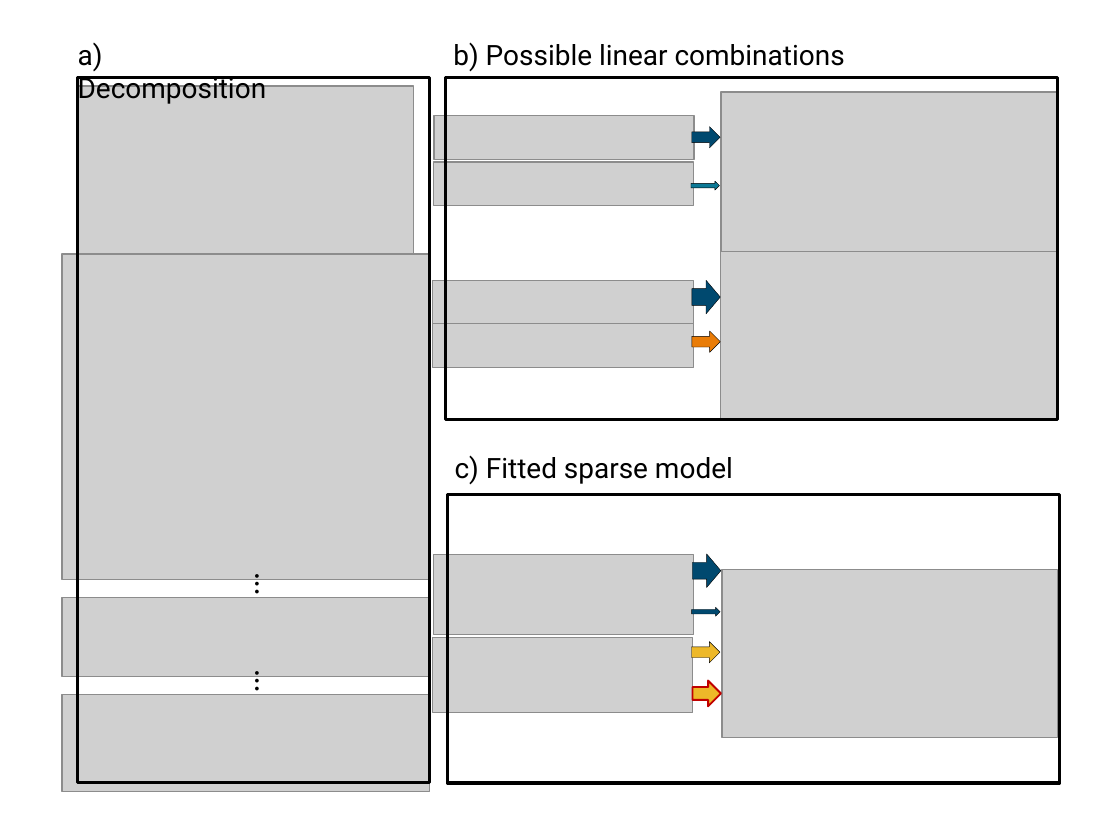
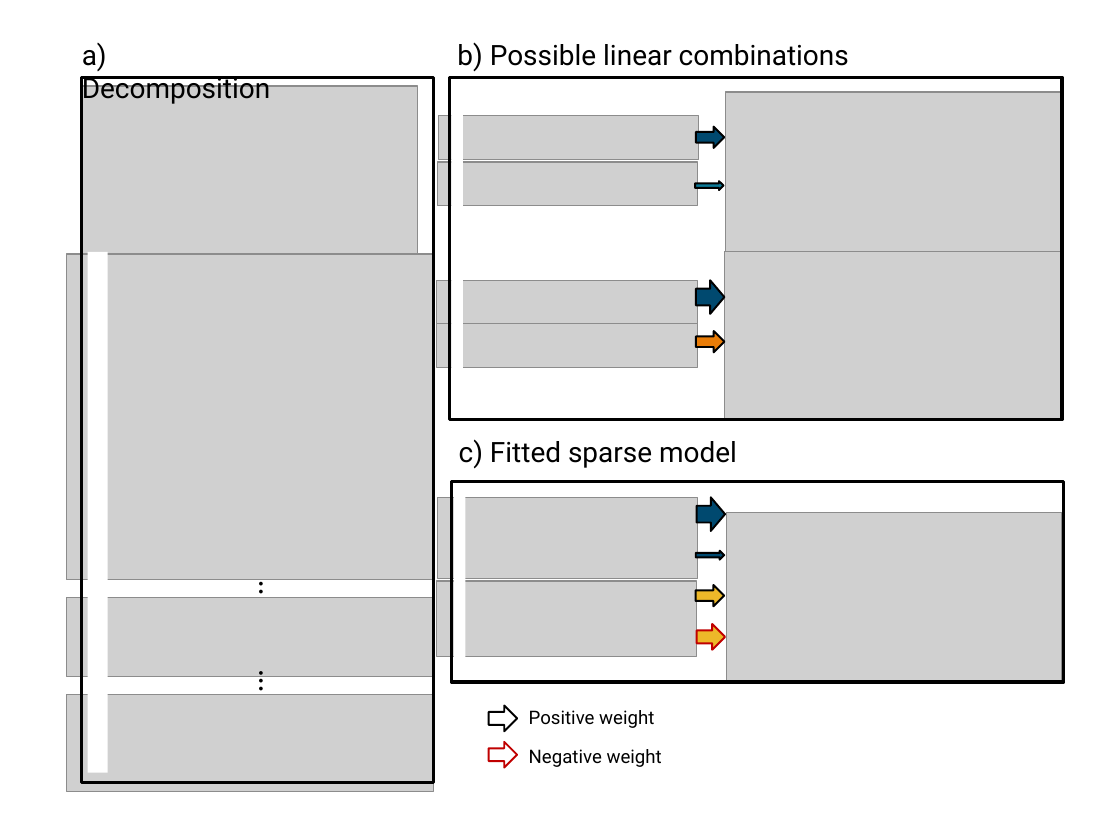
Before and after one commit to Dusty-Gannon/sparse-model-forecasts, a slide deck: slide 2 of Figures/concept_fig_editable.pptx. Drawn at 1120x840 pixels with LibreOffice and Linux fonts; fonts in the diff are those of the drawing; grey boxes stand for pictures. Boxes give left, top, right and bottom in pixels: in the first picture for what was removed or moved away, otherwise in the second. Text is boxed around its words. In the diff, an @@ line names an element or a change of style, - is before the commit and + after.

```diff
--- a/Figures/concept_fig_editable.pptx
+++ b/Figures/concept_fig_editable.pptx
@@ 10 pictures, 4 texts, 4 right arrows, 3 rectangles: place and size @@
-10 pictures, 4 texts, 4 right arrows, 3 rectangles at [62, 32, 1072, 809]
+10 pictures, 4 texts, 4 right arrows, 3 rectangles at [66, 32, 1075, 809]
@@ text "c) Fitted sparse model": place and size @@
-text "c) Fitted sparse model" at [455, 455, 733, 484]
+text "c) Fitted sparse model" at [459, 439, 737, 469]
@@ rectangle: place and size @@
-rectangle at [447, 494, 1060, 783]
+rectangle at [451, 482, 1064, 682]
@@ 4 right arrows, 3 pictures: place and size @@
-4 right arrows, 3 pictures at [432, 554, 1058, 737]
+4 right arrows, 3 pictures at [437, 497, 1062, 681]
@@ outline #000000 0.25 pt to #000000 1.25 pt in 7 elements at [696, 127, 724, 148], [696, 280, 724, 314], [696, 332, 724, 353], [696, 181, 724, 190], [696, 551, 724, 560], [697, 497, 725, 531], [696, 585, 724, 606] @@
@@ group added at [87, 103, 662, 773]: 3 rectangles, 2 right arrows, 2 texts @@
+Positive weight
+Negative weight
```
Also in this commit, not shown: 10 other files.
